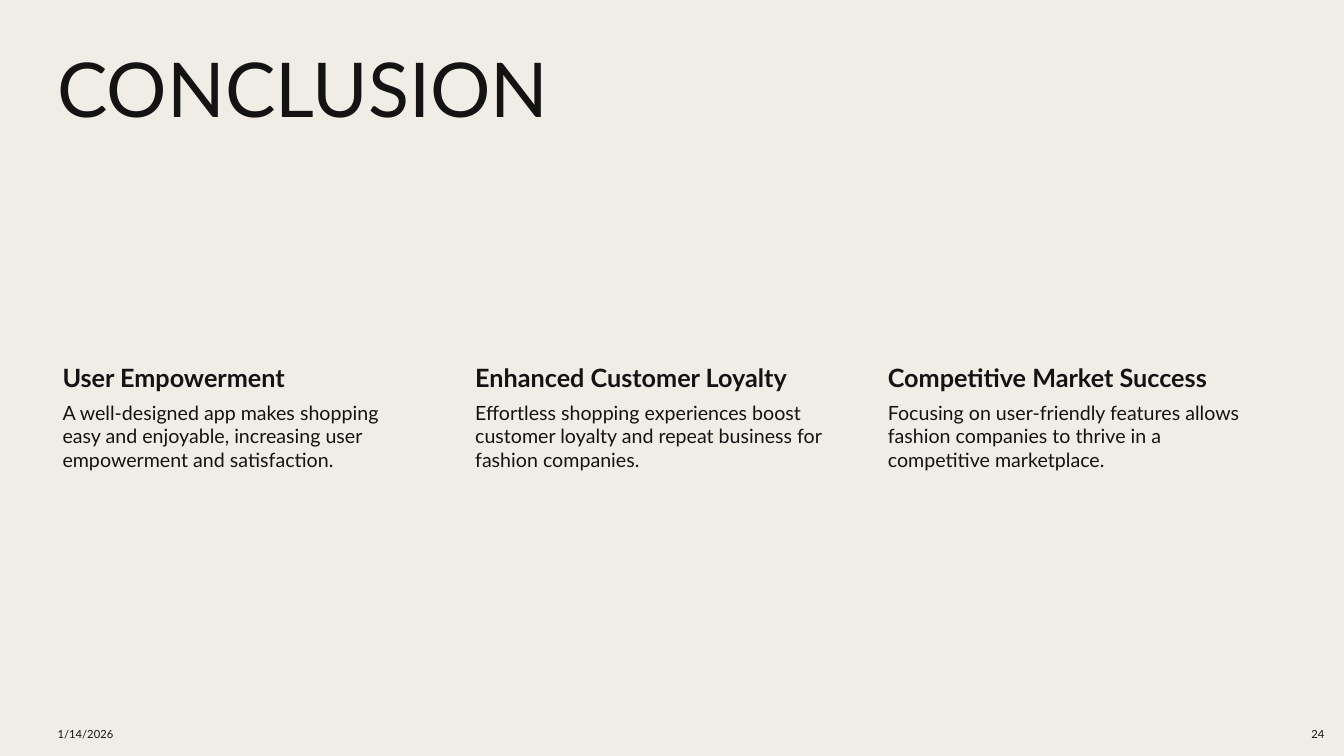
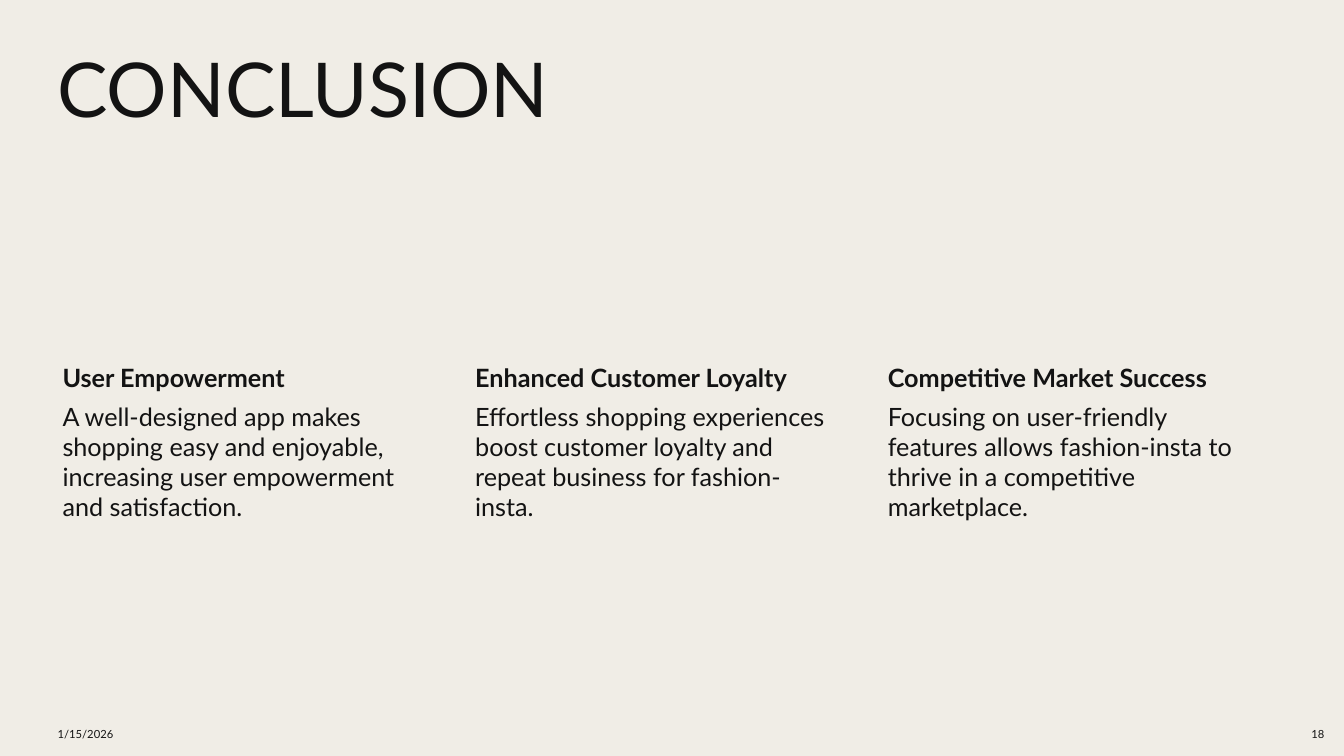
Before and after one commit to pajeeokoth/fashion-insta, a slide deck: slide 18 of Fashion-insta.pptx (slide 24 before the commit). Drawn at 1344x756 pixels with LibreOffice and Linux fonts; fonts in the diff are those of the drawing. Boxes give left, top, right and bottom in pixels: in the first picture for what was removed or moved away, otherwise in the second. Text is boxed around its words. In the diff, an @@ line names an element or a change of style, - is before the commit and + after.

```diff
--- a/Fashion-insta.pptx
+++ b/Fashion-insta.pptx
@@ text "A well-designed app makes shopping ..." at [63, 407, 394, 517]: size 14 to 18 pt; more space between paragraphs @@
@@ text at [475, 407, 825, 516]: text changed; size 14 to 18 pt @@
-Effortless shopping experiences boost customer loyalty and repeat business for fashion companies.
+Effortless shopping experiences boost customer loyalty and repeat business for fashion-insta.
@@ text at [888, 407, 1232, 521]: text changed; size 14 to 18 pt @@
-Focusing on user-friendly features allows fashion companies to thrive in a competitive marketplace.
+Focusing on user-friendly features allows fashion-insta to thrive in a competitive marketplace.
@@ text at [58, 730, 114, 739]: text changed @@
-1/14/2026
+1/15/2026
@@ page number at [1311, 730, 1324, 738]: text changed @@
-24
+18
```
Also in this commit, not shown: 18 other slides changed, 4 slides added, 6 slides removed, 1 other file.
